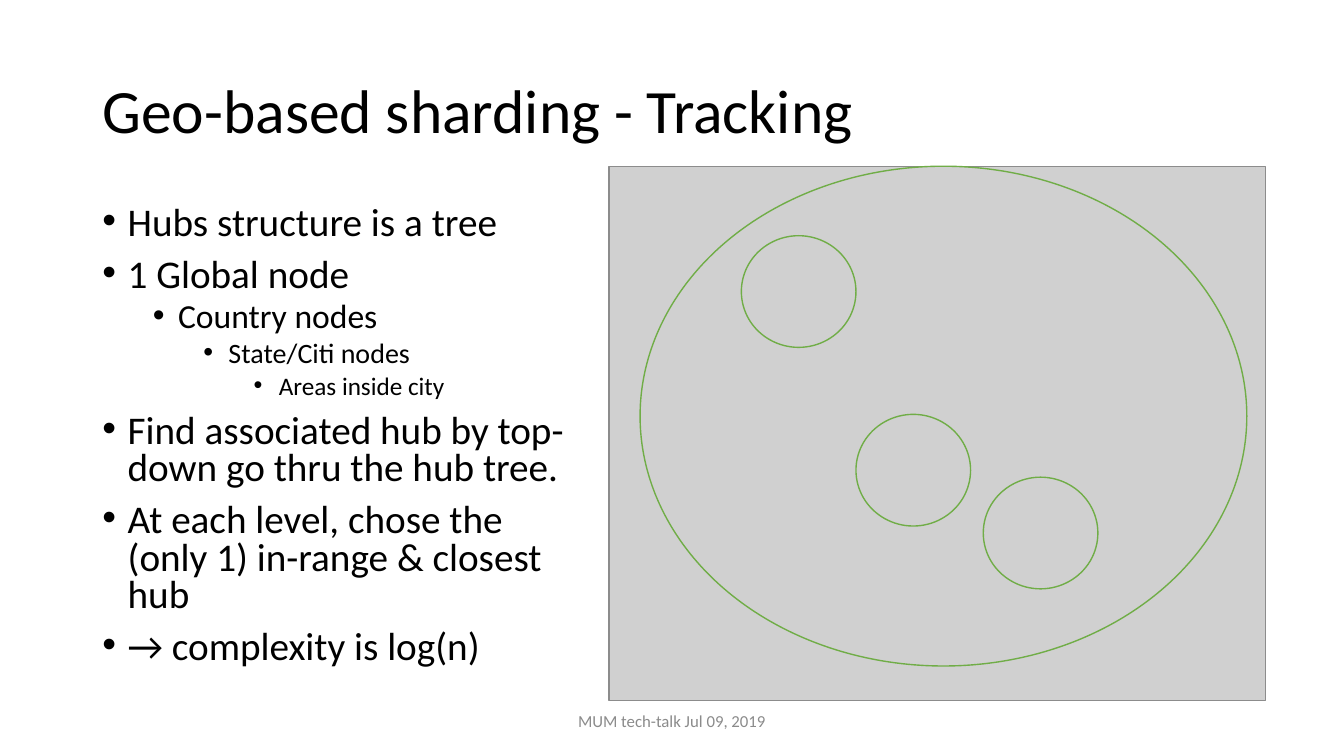
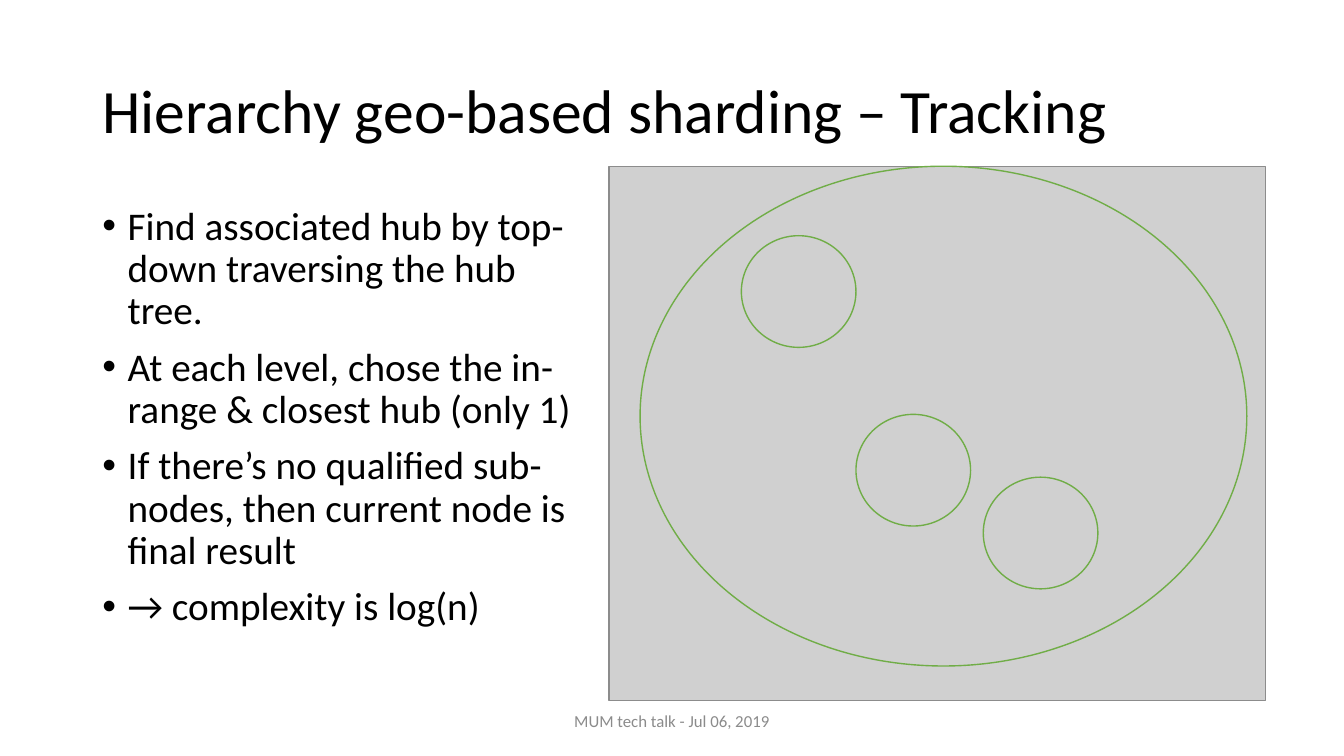
Before and after one commit to nghianghesi/hms, a slide deck: slide 8 of slide.pptx. Drawn at 1344x756 pixels with LibreOffice and Linux fonts; fonts in the diff are those of the drawing; grey boxes stand for pictures. Boxes give left, top, right and bottom in pixels: in the first picture for what was removed or moved away, otherwise in the second. Text is boxed around its words. In the diff, an @@ line names an element or a change of style, - is before the commit and + after.

Commit message:
slide

```diff
--- a/slide.pptx
+++ b/slide.pptx
@@ title at box(102, 90, 1106, 144): text changed @@
-Geo-based sharding - Tracking
+Hierarchy geo-based sharding – Tracking
@@ text at box(128, 212, 571, 565): text changed @@
-• Hubs structure is a tree
-• 1 Global node
-  • Country nodes
-    • State/Citi nodes
-      • Areas inside city
-• Find associated hub by top-down go thru the hub tree.
-• At each level, chose the (only 1) in-range & closest hub
+• Find associated hub by top-down traversing the hub tree.
+• At each level, chose the in-range & closest hub (only 1)
+• If there’s no qualified sub-nodes, then current node is final result
@@ text at box(172, 591, 479, 627): line spacing 0.8 to 0.9 @@
@@ text at box(574, 715, 769, 729): text changed @@
-MUM tech-talk Jul 09, 2019
+MUM tech talk - Jul 06, 2019
```
Also in this commit, not shown: 8 other slides changed, 19 slides added.
